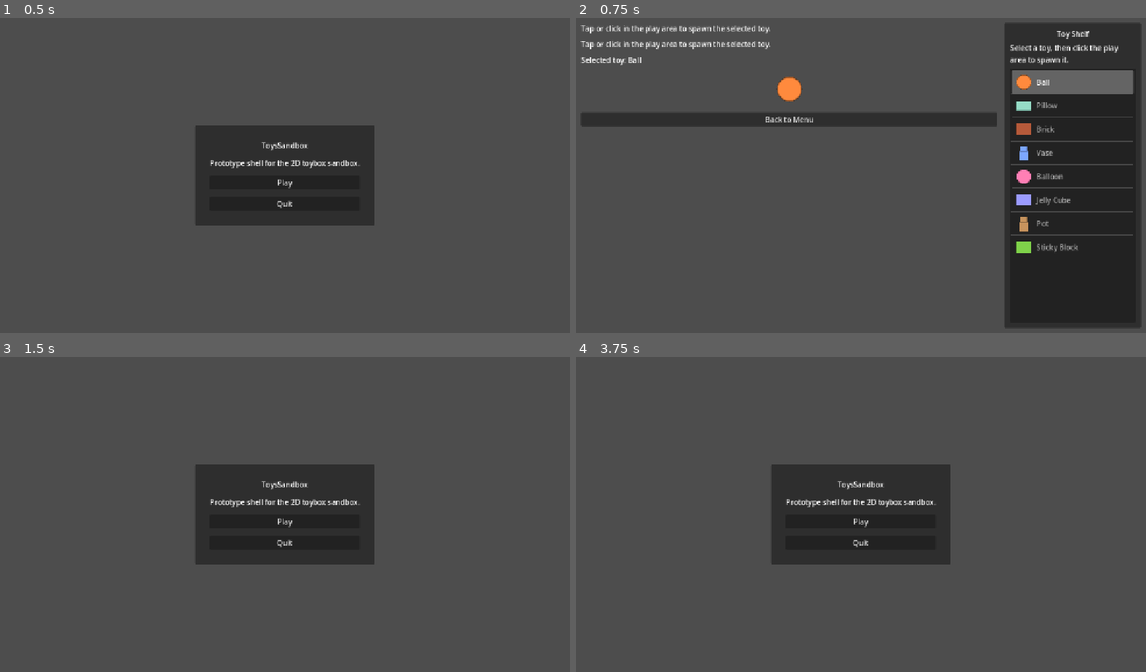
Above: before the commit, frames 1-4 (two rows, left to right).
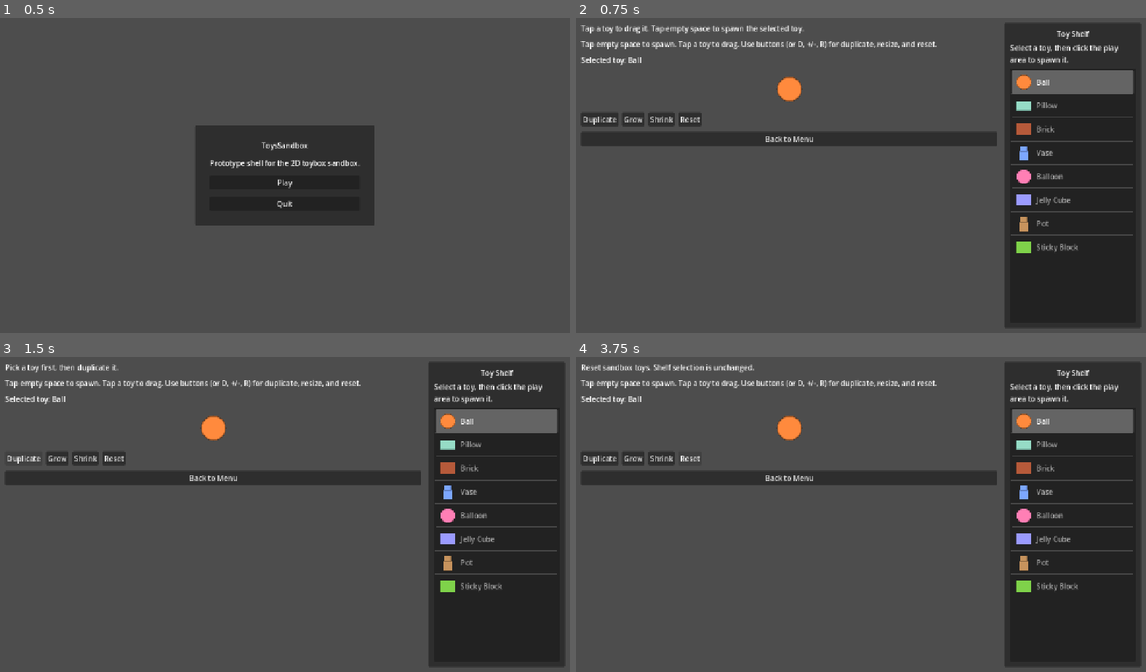
Above: after the commit, the same moments.

Repository: SoundBlaster/ToysSandbox
Game: Godot game, scene res://scenes/boot/Boot.tscn
The game is run twice, just before and just after one commit, with the same random seed, the same clock (stepped at 60 frames per second) and the same inputs.
Inputs (mouse positions are in pixels of both pictures, inside the frame that each line leads up to):
- Up to frame 1 (0.5 s): no input
- Up to frame 2 (0.75 s): click "Play" at 0.5 s
- Up to frame 3 (1.5 s): click (22, 457) at 1.25 s, where only the run after the commit has a clickable "Duplicate"
- Up to frame 4 (3.75 s): click (633, 457) at 2 s, where only the run after the commit has a clickable "Grow"; click (661, 457) at 2.75 s, where only the run after the commit has a clickable "Shrink"; click (690, 457) at 3.5 s, where only the run after the commit has a clickable "Reset"

Frame 1 is identical in both runs. In frame 2, 6.6% of the frame differs, in the area x 1-74%, y 2-41%; in frame 3, 32%; in frame 4, 33%, in the area x 0-99%, y 1-99%.

Commit message:
Implement P2-T3: core spawn and manipulation verbs

Diff:
--- a/scenes/game/Sandbox.tscn
+++ b/scenes/game/Sandbox.tscn
@@ -64,7 +64,8 @@
 
 [node name="HintLabel" type="Label" parent="CanvasLayer/MarginContainer/HBoxContainer/InfoPanel"]
 layout_mode = 2
-text = "Tap or click in the play area to spawn the selected toy."
+autowrap_mode = 3
+text = "Tap empty space to spawn. Tap a toy to drag. Use buttons (or D, +/-, R) for duplicate, resize, and reset."
 
 [node name="SelectedLabel" type="Label" parent="CanvasLayer/MarginContainer/HBoxContainer/InfoPanel"]
 layout_mode = 2
@@ -75,6 +76,26 @@
 layout_mode = 2
 expand_mode = 1
 stretch_mode = 5
+
+[node name="ActionsRow" type="HBoxContainer" parent="CanvasLayer/MarginContainer/HBoxContainer/InfoPanel"]
+layout_mode = 2
+theme_override_constants/separation = 8
+
+[node name="DuplicateButton" type="Button" parent="CanvasLayer/MarginContainer/HBoxContainer/InfoPanel/ActionsRow"]
+layout_mode = 2
+text = "Duplicate"
+
+[node name="GrowButton" type="Button" parent="CanvasLayer/MarginContainer/HBoxContainer/InfoPanel/ActionsRow"]
+layout_mode = 2
+text = "Grow"
+
+[node name="ShrinkButton" type="Button" parent="CanvasLayer/MarginContainer/HBoxContainer/InfoPanel/ActionsRow"]
+layout_mode = 2
+text = "Shrink"
+
+[node name="ResetButton" type="Button" parent="CanvasLayer/MarginContainer/HBoxContainer/InfoPanel/ActionsRow"]
+layout_mode = 2
+text = "Reset"
 
 [node name="BackButton" type="Button" parent="CanvasLayer/MarginContainer/HBoxContainer/InfoPanel"]
 layout_mode = 2
--- a/scripts/game/Sandbox.gd
+++ b/scripts/game/Sandbox.gd
@@ -2,8 +2,14 @@
 
 const TOY_INSTANCE_SCENE := preload("res://scenes/game/ToyInstance.tscn")
 const PLAY_AREA_RECT := Rect2(Vector2(72.0, 72.0), Vector2(836.0, 560.0))
+const POINTER_NONE := -999
+const RESIZE_STEP := 0.15
 
 @onready var back_button: Button = $CanvasLayer/MarginContainer/HBoxContainer/InfoPanel/BackButton
+@onready var duplicate_button: Button = $CanvasLayer/MarginContainer/HBoxContainer/InfoPanel/ActionsRow/DuplicateButton
+@onready var grow_button: Button = $CanvasLayer/MarginContainer/HBoxContainer/InfoPanel/ActionsRow/GrowButton
+@onready var shrink_button: Button = $CanvasLayer/MarginContainer/HBoxContainer/InfoPanel/ActionsRow/ShrinkButton
+@onready var reset_button: Button = $CanvasLayer/MarginContainer/HBoxContainer/InfoPanel/ActionsRow/ResetButton
 @onready var status_label: Label = $CanvasLayer/MarginContainer/HBoxContainer/InfoPanel/StatusLabel
 @onready var selected_label: Label = $CanvasLayer/MarginContainer/HBoxContainer/InfoPanel/SelectedLabel
 @onready var selected_preview: TextureRect = $CanvasLayer/MarginContainer/HBoxContainer/InfoPanel/SelectedPreview
@@ -12,38 +18,126 @@
 
 var shelf_toy_ids: Array[StringName] = []
 var fallback_icons: Dictionary = {}
+var active_toy: RigidBody2D = null
+var dragging_toy: RigidBody2D = null
+var drag_pointer_id := POINTER_NONE
+var drag_offset := Vector2.ZERO
 
 
 func _ready() -> void:
 	back_button.pressed.connect(_on_back_pressed)
+	duplicate_button.pressed.connect(_on_duplicate_pressed)
+	grow_button.pressed.connect(_on_grow_pressed)
+	shrink_button.pressed.connect(_on_shrink_pressed)
+	reset_button.pressed.connect(_on_reset_pressed)
 	toy_list.item_selected.connect(_on_toy_selected)
 
 	_ensure_selected_toy()
 	_build_toy_shelf()
-	status_label.text = "Tap or click in the play area to spawn the selected toy."
+	status_label.text = "Tap a toy to drag it. Tap empty space to spawn the selected toy."
 	_refresh_selected_label()
 
 
 func _unhandled_input(event: InputEvent) -> void:
-	var spawn_position: Variant = _get_spawn_position(event)
-
-	if spawn_position == null:
-		return
-
-	_spawn_selected_toy(spawn_position)
+	if event is InputEventKey and event.pressed and not event.echo:
+		_handle_key_shortcut(event)
+		return
+
+	if event is InputEventMouseButton and event.button_index == MOUSE_BUTTON_LEFT:
+		if event.pressed:
+			_handle_pointer_pressed(-1, event.position)
+		else:
+			_handle_pointer_released(-1)
+		return
+
+	if event is InputEventMouseMotion and drag_pointer_id == -1:
+		_handle_pointer_dragged(-1, event.position)
+		return
+
+	if event is InputEventScreenTouch:
+		if event.pressed:
+			_handle_pointer_pressed(event.index, event.position)
+		else:
+			_handle_pointer_released(event.index)
+		return
+
+	if event is InputEventScreenDrag:
+		_handle_pointer_dragged(event.index, event.position)
+
+
+func _handle_key_shortcut(event: InputEventKey) -> void:
+	match event.keycode:
+		KEY_D:
+			_duplicate_active_toy()
+		KEY_R:
+			_clear_spawned_toys()
+		KEY_EQUAL, KEY_KP_ADD:
+			_resize_active_toy(RESIZE_STEP)
+		KEY_MINUS, KEY_KP_SUBTRACT:
+			_resize_active_toy(-RESIZE_STEP)
+		_:
+			pass
+
+
+func _handle_pointer_pressed(pointer_id: int, screen_position: Vector2) -> void:
+	var world_position := _screen_to_world(screen_position)
+	var picked_toy := _pick_toy_at(world_position)
+
+	if picked_toy != null:
+		_set_active_toy(picked_toy)
+		_begin_drag(pointer_id, world_position, picked_toy)
+		return
+
+	var spawned := _spawn_selected_toy(world_position)
+	_set_active_toy(spawned)
+
+
+func _handle_pointer_dragged(pointer_id: int, screen_position: Vector2) -> void:
+	if dragging_toy == null or pointer_id != drag_pointer_id:
+		return
+
+	var world_position := _screen_to_world(screen_position)
+	var target_position := world_position + drag_offset
+	dragging_toy.global_position = _clamp_to_play_area(target_position, _get_toy_half_extents(dragging_toy))
+
+
+func _handle_pointer_released(pointer_id: int) -> void:
+	if dragging_toy == null or pointer_id != drag_pointer_id:
+		return
+
+	dragging_toy.freeze = false
+	dragging_toy = null
+	drag_pointer_id = POINTER_NONE
+	status_label.text = "Released active toy."
 
 
 func _on_back_pressed() -> void:
 	get_tree().change_scene_to_file("res://scenes/menu/MainMenu.tscn")
 
 
-func _spawn_selected_toy(spawn_position: Vector2) -> void:
+func _on_duplicate_pressed() -> void:
+	_duplicate_active_toy()
+
+
+func _on_grow_pressed() -> void:
+	_resize_active_toy(RESIZE_STEP)
+
+
+func _on_shrink_pressed() -> void:
+	_resize_active_toy(-RESIZE_STEP)
+
+
+func _on_reset_pressed() -> void:
+	_clear_spawned_toys()
+
+
+func _spawn_selected_toy(spawn_position: Vector2) -> RigidBody2D:
 	var toy_id := GameState.selected_toy_id
 	var definition := ToyCatalog.get_toy_definition(toy_id)
 
 	if definition.is_empty():
 		status_label.text = "Selected toy is missing from the catalog."
-		return
+		return null
 
 	var toy_instance: RigidBody2D = TOY_INSTANCE_SCENE.instantiate()
 	var half_extents: Vector2 = definition.get("size", Vector2(72.0, 72.0)) * 0.5
@@ -51,7 +145,8 @@
 	spawn_root.add_child(toy_instance)
 	toy_instance.call("configure", definition)
 
-	status_label.text = "Spawned %s using shared toy data." % definition.get("display_name", "Toy")
+	status_label.text = "Spawned %s. Drag, duplicate, resize, or reset." % definition.get("display_name", "Toy")
+	return toy_instance
 
 
 func _build_toy_shelf() -> void:
@@ -82,6 +177,96 @@
 	_refresh_selected_label()
 
 
+func _set_active_toy(next_active_toy: RigidBody2D) -> void:
+	if active_toy != null and is_instance_valid(active_toy) and active_toy.has_method("set_selected"):
+		active_toy.call("set_selected", false)
+
+	active_toy = next_active_toy
+
+	if active_toy != null and is_instance_valid(active_toy) and active_toy.has_method("set_selected"):
+		active_toy.call("set_selected", true)
+
+
+func _begin_drag(pointer_id: int, world_position: Vector2, toy: RigidBody2D) -> void:
+	dragging_toy = toy
+	drag_pointer_id = pointer_id
+	drag_offset = toy.global_position - world_position
+	dragging_toy.freeze = true
+	dragging_toy.linear_velocity = Vector2.ZERO
+	dragging_toy.angular_velocity = 0.0
+	status_label.text = "Dragging active toy. Release to drop it."
+
+
+func _pick_toy_at(world_position: Vector2) -> RigidBody2D:
+	var state := get_world_2d().direct_space_state
+	var query := PhysicsPointQueryParameters2D.new()
+	query.position = world_position
+	query.collide_with_areas = false
+	query.collide_with_bodies = true
+
+	var intersections := state.intersect_point(query, 16)
+	for intersection in intersections:
+		var collider: Variant = intersection.get("collider")
+		if collider is RigidBody2D and (collider as Node).is_in_group("toy_instances"):
+			return collider
+
+	return null
+
+
+func _duplicate_active_toy() -> void:
+	if active_toy == null or not is_instance_valid(active_toy):
+		status_label.text = "Pick a toy first, then duplicate it."
+		return
+
+	var definition: Dictionary = {}
+	if active_toy.has_method("get_definition_copy"):
+		definition = active_toy.call("get_definition_copy")
+
+	if definition.is_empty():
+		status_label.text = "Active toy definition is unavailable."
+		return
+
+	var clone: RigidBody2D = TOY_INSTANCE_SCENE.instantiate()
+	spawn_root.add_child(clone)
+	clone.call("configure", definition)
+
+	var target_position := active_toy.global_position + Vector2(56.0, -36.0)
+	clone.global_position = _clamp_to_play_area(target_position, _get_toy_half_extents(clone))
+	_set_active_toy(clone)
+	status_label.text = "Duplicated active toy."
+
+
+func _resize_active_toy(step: float) -> void:
+	if active_toy == null or not is_instance_valid(active_toy):
+		status_label.text = "Pick a toy first, then resize it."
+		return
+
+	if not active_toy.has_method("resize_by_step"):
+		status_label.text = "Active toy does not support resizing."
+		return
+
+	var resized: bool = active_toy.call("resize_by_step", step)
+	if not resized:
+		status_label.text = "Size limit reached for active toy."
+		return
+
+	active_toy.global_position = _clamp_to_play_area(active_toy.global_position, _get_toy_half_extents(active_toy))
+	status_label.text = "Resized active toy."
+
+
+func _clear_spawned_toys() -> void:
+	if dragging_toy != null and is_instance_valid(dragging_toy):
+		dragging_toy.freeze = false
+
+	for child in spawn_root.get_children():
+		child.queue_free()
+
+	dragging_toy = null
+	drag_pointer_id = POINTER_NONE
+	_set_active_toy(null)
+	status_label.text = "Reset sandbox toys. Shelf selection is unchanged."
+
+
 func _ensure_selected_toy() -> void:
 	if ToyCatalog.has_toy(GameState.selected_toy_id):
 		return
@@ -100,16 +285,6 @@
 	selected_preview.texture = _resolve_toy_icon(GameState.selected_toy_id, definition)
 
 
-func _get_spawn_position(event: InputEvent) -> Variant:
-	if event is InputEventMouseButton and event.button_index == MOUSE_BUTTON_LEFT and event.pressed:
-		return _screen_to_world(event.position)
-
-	if event is InputEventScreenTouch and event.pressed:
-		return _screen_to_world(event.position)
-
-	return null
-
-
 func _screen_to_world(screen_position: Vector2) -> Vector2:
 	return get_viewport().get_canvas_transform().affine_inverse() * screen_position
 
@@ -122,6 +297,18 @@
 		clampf(point.x, min_point.x, max_point.x),
 		clampf(point.y, min_point.y, max_point.y)
 	)
+
+
+func _get_toy_half_extents(toy: RigidBody2D) -> Vector2:
+	var shape_node: CollisionShape2D = toy.get_node_or_null("CollisionShape2D")
+	if shape_node != null and shape_node.shape != null:
+		if shape_node.shape is RectangleShape2D:
+			return (shape_node.shape as RectangleShape2D).size * 0.5
+		if shape_node.shape is CircleShape2D:
+			var radius := (shape_node.shape as CircleShape2D).radius
+			return Vector2(radius, radius)
+
+	return Vector2(36.0, 36.0)
 
 
 func _resolve_toy_icon(toy_id: StringName, definition: Dictionary = {}) -> Texture2D:
--- a/scripts/game/ToyInstance.gd
+++ b/scripts/game/ToyInstance.gd
@@ -6,10 +6,21 @@
 @onready var name_label: Label = $NameLabel
 
 var toy_definition: Dictionary = {}
+var base_color: Color = Color.WHITE
+var is_selected := false
+var size_scale := 1.0
+
+const MIN_SIZE_SCALE := 0.6
+const MAX_SIZE_SCALE := 1.8
+
+
+func _ready() -> void:
+	add_to_group("toy_instances")
 
 
 func configure(definition: Dictionary) -> void:
 	toy_definition = definition.duplicate(true)
+	size_scale = 1.0
 
 	if toy_definition.is_empty():
 		return
@@ -28,10 +39,35 @@
 
 	_apply_shape()
 	_apply_visuals()
+	set_selected(false)
+
+
+func get_definition_copy() -> Dictionary:
+	return toy_definition.duplicate(true)
+
+
+func set_selected(selected: bool) -> void:
+	is_selected = selected
+	_apply_selection_visuals()
+
+
+func resize_by_step(step: float) -> bool:
+	if toy_definition.is_empty():
+		return false
+
+	var next_scale := clampf(size_scale + step, MIN_SIZE_SCALE, MAX_SIZE_SCALE)
+	if is_equal_approx(next_scale, size_scale):
+		return false
+
+	size_scale = next_scale
+	_apply_shape()
+	_apply_visuals()
+	_apply_selection_visuals()
+	return true
 
 
 func _apply_shape() -> void:
-	var size: Vector2 = toy_definition.get("size", Vector2(72.0, 72.0))
+	var size: Vector2 = _get_scaled_size()
 	var shape_name: StringName = toy_definition.get("shape", &"rectangle")
 
 	match shape_name:
@@ -80,9 +116,10 @@
 
 
 func _apply_visuals() -> void:
-	body_polygon.color = toy_definition.get("color", Color.WHITE)
+	base_color = toy_definition.get("color", Color.WHITE)
+	body_polygon.color = base_color
 	name_label.text = toy_definition.get("display_name", "Toy")
-	var size: Vector2 = toy_definition.get("size", Vector2(72.0, 72.0))
+	var size: Vector2 = _get_scaled_size()
 	name_label.position = Vector2(-64.0, -size.y * 0.9)
 
 	var toy_id: StringName = toy_definition.get("id", &"")
@@ -96,6 +133,11 @@
 		world_sprite.texture = null
 		world_sprite.visible = false
 		body_polygon.visible = true
+
+
+func _get_scaled_size() -> Vector2:
+	var base_size: Vector2 = toy_definition.get("size", Vector2(72.0, 72.0))
+	return base_size * size_scale
 
 
 func _build_circle_polygon(radius: float) -> PackedVector2Array:
@@ -122,3 +164,14 @@
 	var scale_x := target_size.x / source_size.x
 	var scale_y := target_size.y / source_size.y
 	world_sprite.scale = Vector2(scale_x, scale_y)
+
+
+func _apply_selection_visuals() -> void:
+	if is_selected:
+		body_polygon.color = base_color.lightened(0.2)
+		name_label.modulate = Color(1.0, 0.95, 0.7)
+		world_sprite.modulate = Color(1.1, 1.1, 1.1)
+	else:
+		body_polygon.color = base_color
+		name_label.modulate = Color(1.0, 1.0, 1.0)
+		world_sprite.modulate = Color(1.0, 1.0, 1.0)
Not shown, added: SPECS/INPROGRESS/P2-T3_Validation_Report.md
